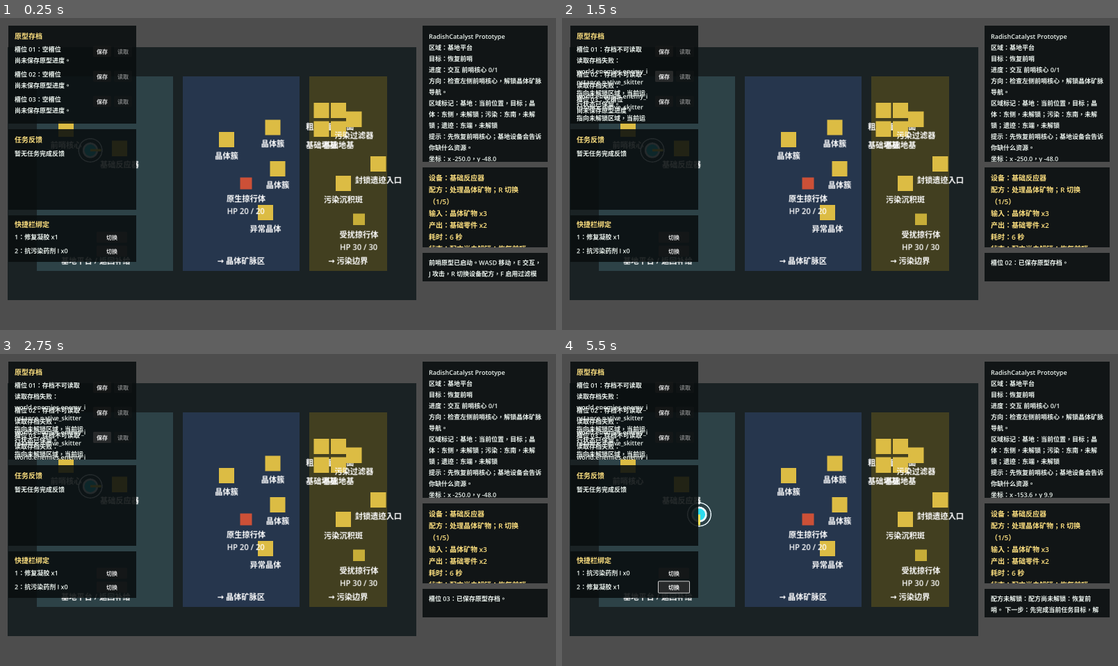
Above: before the commit, frames 1-4 (two rows, left to right).
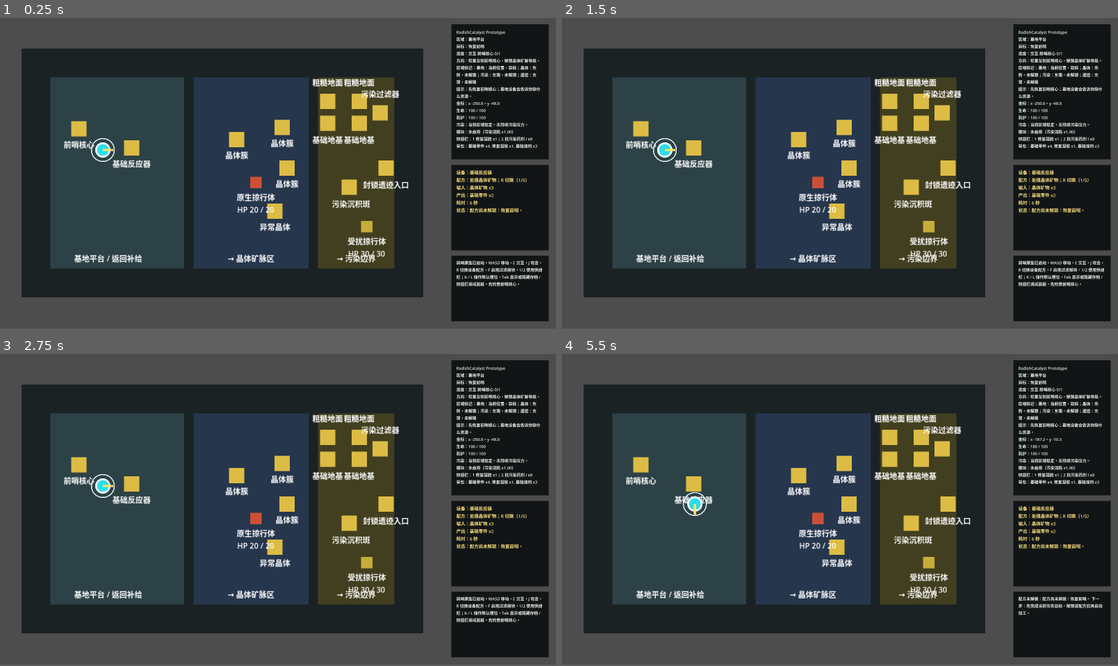
Above: after the commit, the same moments.

Repository: laugh0608/RadishCatalyst
Game: Godot game, scene res://scenes/boot/Boot.tscn
Two runs of this game, one before a commit and one after it. Both use one fixed random seed, a clock stepped at 60 frames per second and the inputs below.
Inputs (mouse positions are in pixels of both pictures, inside the frame that each line leads up to):
- Up to frame 1 (0.25 s): no input
- Up to frame 2 (1.5 s): click (662, 52) at 0.5 s, where only the run before the commit has a clickable "保存"; click (662, 77) at 1.25 s, where only the run before the commit has a clickable "保存"
- Up to frame 3 (2.75 s): click (100, 438) at 2 s, where only the run before the commit has a clickable "保存"
- Up to frame 4 (5.5 s): click (673, 572) at 2.75 s, where only the run before the commit has a clickable "切换"; click (673, 588) at 3.5 s, where only the run before the commit has a clickable "切换"; tap Enter at 4.25 s; hold D (move_right) 4.28-5.03 s; tap E (interact) at 4.35, 5.3 s; tap Tab at 4.55, 5.1 s; hold S (move_down) from 5.03 s (still down)
The window is 800x450 before the commit and 800x448 after it. Grey fills any space a smaller window leaves; there, only what the larger window draws over its background counts as a difference.

The runs differ from the first frame. In frame 1, 36% of the frame differs, in the area x 1-99%, y 2-98%; in frame 2, 36%; in frame 3, 36%; in frame 4, 37%.

Commit message:
fix: 优化原型试玩视口布局

Diff:
--- a/client/project.godot
+++ b/client/project.godot
@@ -17,8 +17,8 @@
 
 [display]
 
-window/size/viewport_width=1600
-window/size/viewport_height=900
+window/size/viewport_width=2500
+window/size/viewport_height=1400
 
 [input]
 
--- a/client/scenes/game/GameRoot.tscn
+++ b/client/scenes/game/GameRoot.tscn
@@ -8,7 +8,7 @@
 script = ExtResource("1_game_root")
 
 [node name="VerticalSliceMap" parent="." instance=ExtResource("2_map")]
-position = Vector2(610, 450)
-scale = Vector2(1.4, 1.4)
+position = Vector2(1000, 700)
+scale = Vector2(2.15, 2.15)
 
 [node name="PrototypeHud" parent="." instance=ExtResource("3_hud")]
--- a/client/scenes/maps/VerticalSliceMap.tscn
+++ b/client/scenes/maps/VerticalSliceMap.tscn
@@ -98,52 +98,67 @@
 interaction_type = "sample"
 
 [node name="PollutionResidue" parent="Interactables" instance=ExtResource("3_interactable")]
-position = Vector2(270, 20)
+position = Vector2(265, 30)
 definition_id = "map_object.pollution_residue_patch"
 interaction_type = "gather"
+label_offset = Vector2(-68, 22)
 
 [node name="RoughGroundNorth" parent="Interactables" instance=ExtResource("3_interactable")]
-position = Vector2(225, -130)
+position = Vector2(220, -150)
 definition_id = "map_object.rough_ground"
 interaction_type = "clear"
+label_offset = Vector2(-92, -52)
+label_size = Vector2(184, 24)
 
 [node name="RoughGroundSouth" parent="Interactables" instance=ExtResource("3_interactable")]
-position = Vector2(260, -130)
+position = Vector2(286, -150)
 definition_id = "map_object.rough_ground"
 interaction_type = "clear"
+label_offset = Vector2(-92, -52)
+label_size = Vector2(184, 24)
 
 [node name="FoundationSiteNorth" parent="Interactables" instance=ExtResource("3_interactable")]
-position = Vector2(225, -92)
+position = Vector2(220, -104)
 definition_id = "building.foundation_t1"
 interaction_type = "build"
 recipe_id = ""
 prerequisite_instance_id = "map_object_instance.rough_ground_north"
+label_offset = Vector2(-96, 22)
+label_size = Vector2(192, 24)
 
 [node name="FoundationSiteSouth" parent="Interactables" instance=ExtResource("3_interactable")]
-position = Vector2(260, -92)
+position = Vector2(286, -104)
 definition_id = "building.foundation_t1"
 interaction_type = "build"
 recipe_id = ""
 prerequisite_instance_id = "map_object_instance.rough_ground_south"
+label_offset = Vector2(-96, 22)
+label_size = Vector2(192, 24)
 
 [node name="PollutionFilterBuildSite" parent="Interactables" instance=ExtResource("3_interactable")]
-position = Vector2(292, -112)
+position = Vector2(330, -126)
 definition_id = "building.pollution_filter"
 interaction_type = "build"
 recipe_id = ""
+label_offset = Vector2(-88, -52)
+label_size = Vector2(176, 24)
 
 [node name="PollutionFilter" parent="Interactables" instance=ExtResource("3_interactable")]
-position = Vector2(292, -72)
+position = Vector2(330, -68)
 definition_id = "building.pollution_filter"
 interaction_type = "process_recipe"
 recipe_id = "recipe.cleanse_residue"
 single_use = false
+label_offset = Vector2(-88, 22)
+label_size = Vector2(176, 24)
 
 [node name="RuinGate" parent="Interactables" instance=ExtResource("3_interactable")]
-position = Vector2(342, -20)
+position = Vector2(342, -10)
 definition_id = "map_object.ruin_gate"
 interaction_type = "inspect"
 single_use = false
+label_offset = Vector2(-96, 22)
+label_size = Vector2(192, 24)
 
 [node name="Enemies" type="Node2D" parent="."]
 
@@ -152,5 +167,5 @@
 definition_id = "enemy.native_skitter"
 
 [node name="PollutedSkitter" parent="Enemies" instance=ExtResource("4_enemy")]
-position = Vector2(302, 94)
+position = Vector2(302, 112)
 definition_id = "enemy.polluted_skitter"
--- a/client/scenes/ui/PrototypeHud.tscn
+++ b/client/scenes/ui/PrototypeHud.tscn
@@ -16,6 +16,7 @@
 script = ExtResource("1_hud")
 
 [node name="SavePanel" type="ColorRect" parent="."]
+visible = false
 offset_left = 24.0
 offset_top = 24.0
 offset_right = 392.0
@@ -101,6 +102,7 @@
 text = "读取"
 
 [node name="CompletionPanel" type="ColorRect" parent="."]
+visible = false
 offset_left = 24.0
 offset_top = 322.0
 offset_right = 392.0
@@ -127,6 +129,7 @@
 autowrap_mode = 3
 
 [node name="QuickSlotPanel" type="ColorRect" parent="."]
+visible = false
 offset_left = 24.0
 offset_top = 570.0
 offset_right = 392.0
@@ -177,18 +180,18 @@
 [node name="StatusPanel" type="ColorRect" parent="."]
 anchor_left = 1.0
 anchor_right = 1.0
-offset_left = -384.0
-offset_top = 24.0
-offset_right = -24.0
-offset_bottom = 416.0
+offset_left = -470.0
+offset_top = 32.0
+offset_right = -32.0
+offset_bottom = 640.0
 color = Color(0.0352941, 0.054902, 0.0588235, 0.88)
 clip_contents = true
 
 [node name="StatusLabel" type="Label" parent="StatusPanel"]
-offset_left = 18.0
-offset_top = 18.0
-offset_right = 342.0
-offset_bottom = 370.0
+offset_left = 22.0
+offset_top = 22.0
+offset_right = 416.0
+offset_bottom = 584.0
 text = "Loading..."
 label_settings = SubResource("LabelSettings_status")
 autowrap_mode = 3
@@ -196,18 +199,18 @@
 [node name="PromptPanel" type="ColorRect" parent="."]
 anchor_left = 1.0
 anchor_right = 1.0
-offset_left = -384.0
-offset_top = 432.0
-offset_right = -24.0
-offset_bottom = 662.0
+offset_left = -470.0
+offset_top = 664.0
+offset_right = -32.0
+offset_bottom = 1048.0
 color = Color(0.0352941, 0.054902, 0.0588235, 0.88)
 clip_contents = true
 
 [node name="PromptLabel" type="Label" parent="PromptPanel"]
-offset_left = 18.0
-offset_top = 14.0
-offset_right = 342.0
-offset_bottom = 214.0
+offset_left = 22.0
+offset_top = 18.0
+offset_right = 416.0
+offset_bottom = 360.0
 text = ""
 label_settings = SubResource("LabelSettings_prompt")
 autowrap_mode = 3
@@ -215,18 +218,18 @@
 [node name="LogPanel" type="ColorRect" parent="."]
 anchor_left = 1.0
 anchor_right = 1.0
-offset_left = -384.0
-offset_top = 678.0
-offset_right = -24.0
-offset_bottom = 760.0
+offset_left = -470.0
+offset_top = 1072.0
+offset_right = -32.0
+offset_bottom = 1368.0
 color = Color(0.0352941, 0.054902, 0.0588235, 0.88)
 clip_contents = true
 
 [node name="LogLabel" type="Label" parent="LogPanel"]
-offset_left = 18.0
-offset_top = 14.0
-offset_right = 342.0
-offset_bottom = 122.0
+offset_left = 22.0
+offset_top = 18.0
+offset_right = 416.0
+offset_bottom = 272.0
 text = ""
 label_settings = SubResource("LabelSettings_status")
 autowrap_mode = 3
--- a/client/scripts/game/game_root.gd
+++ b/client/scripts/game/game_root.gd
@@ -45,7 +45,7 @@
 	vertical_slice_map.region_changed.connect(_on_region_changed)
 	vertical_slice_map.region_gate_blocked.connect(_on_region_gate_blocked)
 
-	hud.append_log("前哨原型已启动。WASD 移动，E 交互，J 攻击，R 切换设备配方，F 启用过滤模块，1/2 使用快捷栏；左侧面板可保存 / 读取 3 个原型槽位，K / L 仍操作默认槽位。先检查前哨核心。")
+	hud.append_log("前哨原型已启动。WASD 移动，E 交互，J 攻击，R 切换设备配方，F 启用过滤模块，1/2 使用快捷栏；K / L 操作默认槽位，Tab 显示或隐藏存档 / 快捷栏调试面板。先检查前哨核心。")
 	_refresh_save_slot_summaries()
 	_update_hud()
 
--- a/client/scripts/interaction/prototype_interactable.gd
+++ b/client/scripts/interaction/prototype_interactable.gd
@@ -6,6 +6,8 @@
 @export var recipe_id: String = ""
 @export var prerequisite_instance_id: String = ""
 @export var single_use: bool = true
+@export var label_offset := Vector2(-72.0, 20.0)
+@export var label_size := Vector2(144.0, 24.0)
 
 var consumed: bool = false
 var instance_id: String = ""
@@ -17,6 +19,10 @@
 
 func setup(display_name: String) -> void:
 	label.text = display_name
+	label.offset_left = label_offset.x
+	label.offset_top = label_offset.y
+	label.offset_right = label_offset.x + label_size.x
+	label.offset_bottom = label_offset.y + label_size.y
 
 
 func can_interact() -> bool:
--- a/client/scripts/ui/prototype_hud.gd
+++ b/client/scripts/ui/prototype_hud.gd
@@ -7,7 +7,11 @@
 
 var last_quick_slots: Array[String] = []
 var supply_feedback_remaining_seconds := 0.0
-
+var debug_panels_visible := false
+
+@onready var save_panel: ColorRect = $SavePanel
+@onready var completion_panel: ColorRect = $CompletionPanel
+@onready var quick_slot_panel: ColorRect = $QuickSlotPanel
 @onready var status_label: Label = $StatusPanel/StatusLabel
 @onready var prompt_label: Label = $PromptPanel/PromptLabel
 @onready var log_label: Label = $LogPanel/LogLabel
@@ -56,6 +60,15 @@
 	for index in range(quick_slot_binding_buttons.size()):
 		quick_slot_binding_buttons[index].pressed.connect(_on_quick_slot_binding_pressed.bind(index))
 	evacuation_close_button.pressed.connect(_on_evacuation_close_pressed)
+	_set_debug_panels_visible(false)
+
+
+func _input(event: InputEvent) -> void:
+	if not event is InputEventKey:
+		return
+	if event.pressed and not event.echo and event.keycode == KEY_TAB:
+		_set_debug_panels_visible(not debug_panels_visible)
+		get_viewport().set_input_as_handled()
 
 
 func _process(delta: float) -> void:
@@ -170,6 +183,13 @@
 
 func _on_evacuation_close_pressed() -> void:
 	evacuation_panel.visible = false
+
+
+func _set_debug_panels_visible(is_visible: bool) -> void:
+	debug_panels_visible = is_visible
+	save_panel.visible = is_visible
+	completion_panel.visible = is_visible
+	quick_slot_panel.visible = is_visible
 
 
 func _append_detail(details: Array[String], text: String) -> void:
Not shown, added: docs/devlogs/2026-W19.md
Not shown, changed: docs/devlogs/README.md
